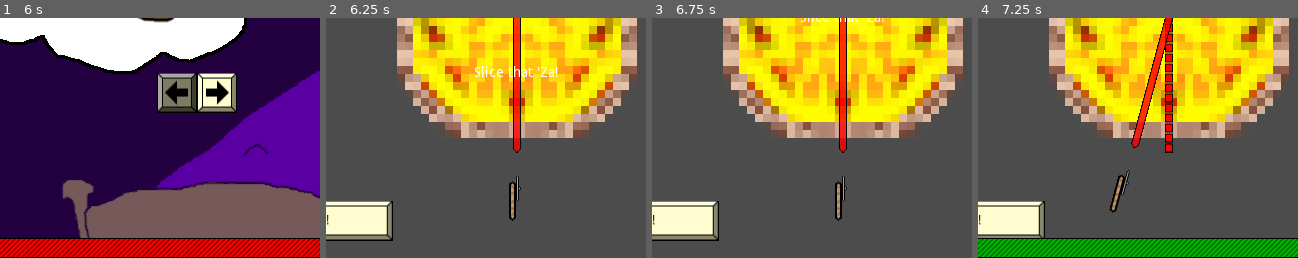
Above: before the commit, frames 1-4 (left to right).
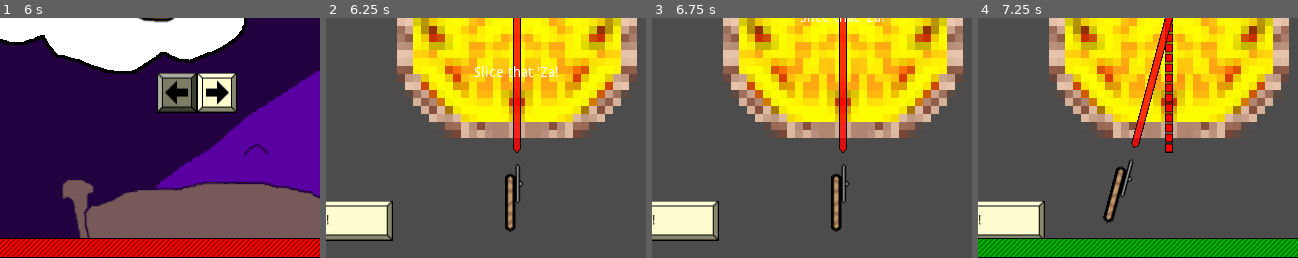
Above: after the commit, the same moments.

Repository: swashdev/minigame-madness
Game: Godot game, scene res://master/scenes/main.tscn
Same seed, same stepped clock (60 frames per second), same inputs: the game is played once before the commit and once after it.
Inputs:
- Up to frame 1 (6 s): tap Enter at 0.5 s; hold Space (action) 0.53-1.28 s; hold Right (move_right) 0.53-2.03 s; tap Up (move_up) at 0.77, 1.52, 3.02, 3.77, 4.52 s; tap Space (action) every 1.5 s from 1.35 to 5.85 s; hold Left (move_left) 2.03-2.78 s; hold Space (action) 2.03-2.78 s; hold Right (move_right) 2.78-4.28 s; hold Space (action) 3.53-4.28 s; hold Left (move_left) 4.28-5.03 s; hold Right (move_right) 5.03-5.78 s; hold Space (action) 5.03-5.78 s; hold Left (move_left) from 5.78 s (still down)
- Up to frame 2 (6.25 s): keep holding Left (move_left); tap Up (move_up) at 6.02 s
- Up to frame 3 (6.75 s): keep holding Left (move_left); hold Space (action) from 6.53 s (still down)
- Up to frame 4 (7.25 s): keep holding Left (move_left); keep holding Space (action); tap Up (move_up) at 6.77 s
The pictures show only the part of the screen within x 20-70%, y 50-100%; the shares and areas given below are measured in that part.

Frame 1 is identical in both runs. In frame 2, 0.9% of the frame differs, in the area x 55-62%, y 60-90%; in frame 3, 0.9%; in frame 4, 0.9%.

Commit message:
[ZA] scale up the slicer sprite.

Diff:
--- a/mini/za/scenes/slicer/slicer.tscn
+++ b/mini/za/scenes/slicer/slicer.tscn
@@ -9,6 +9,7 @@
 
 [node name="Sprite" type="Sprite" parent="."]
 position = Vector2( 0, 180 )
+scale = Vector2( 1.5, 1.5 )
 texture = ExtResource( 2 )
 
 [node name="Guideline" type="Sprite" parent="."]
